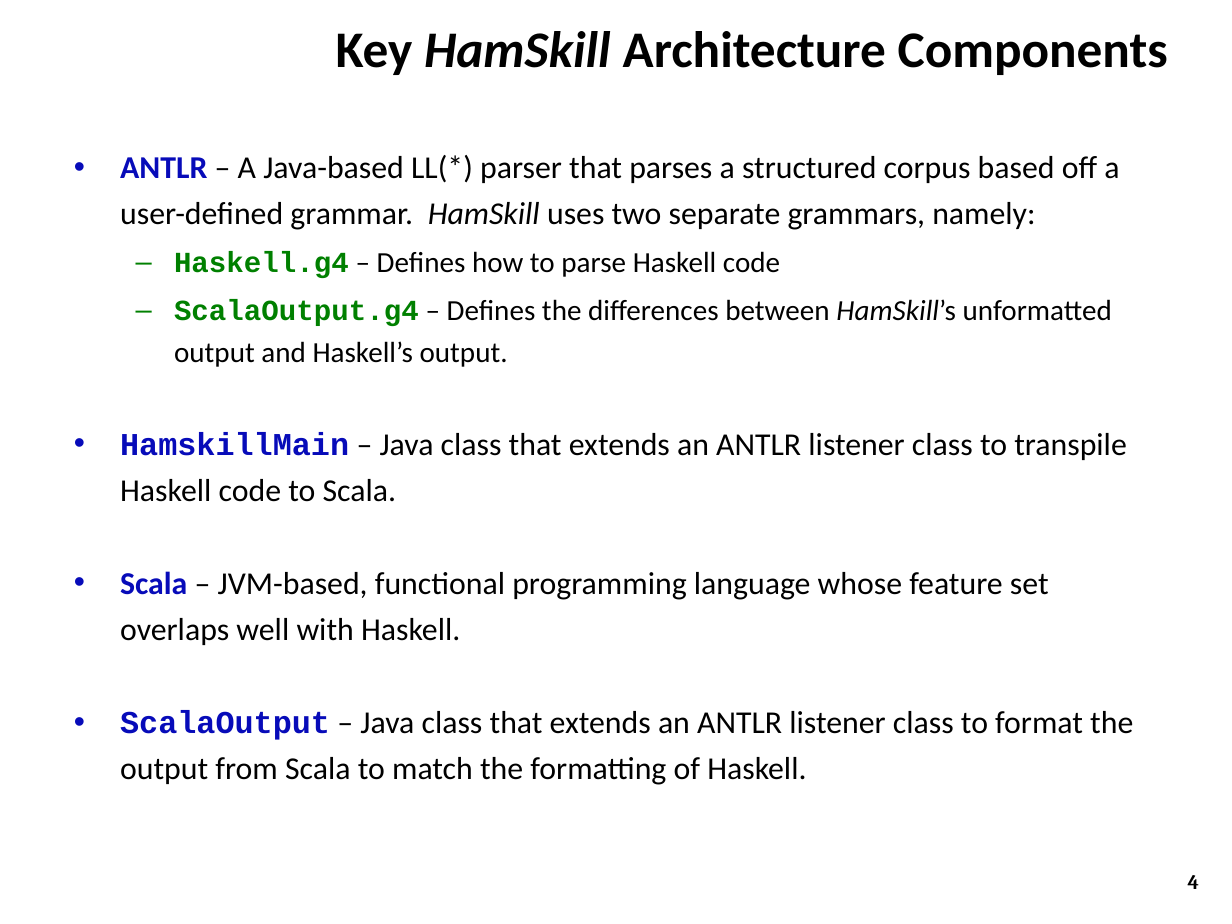
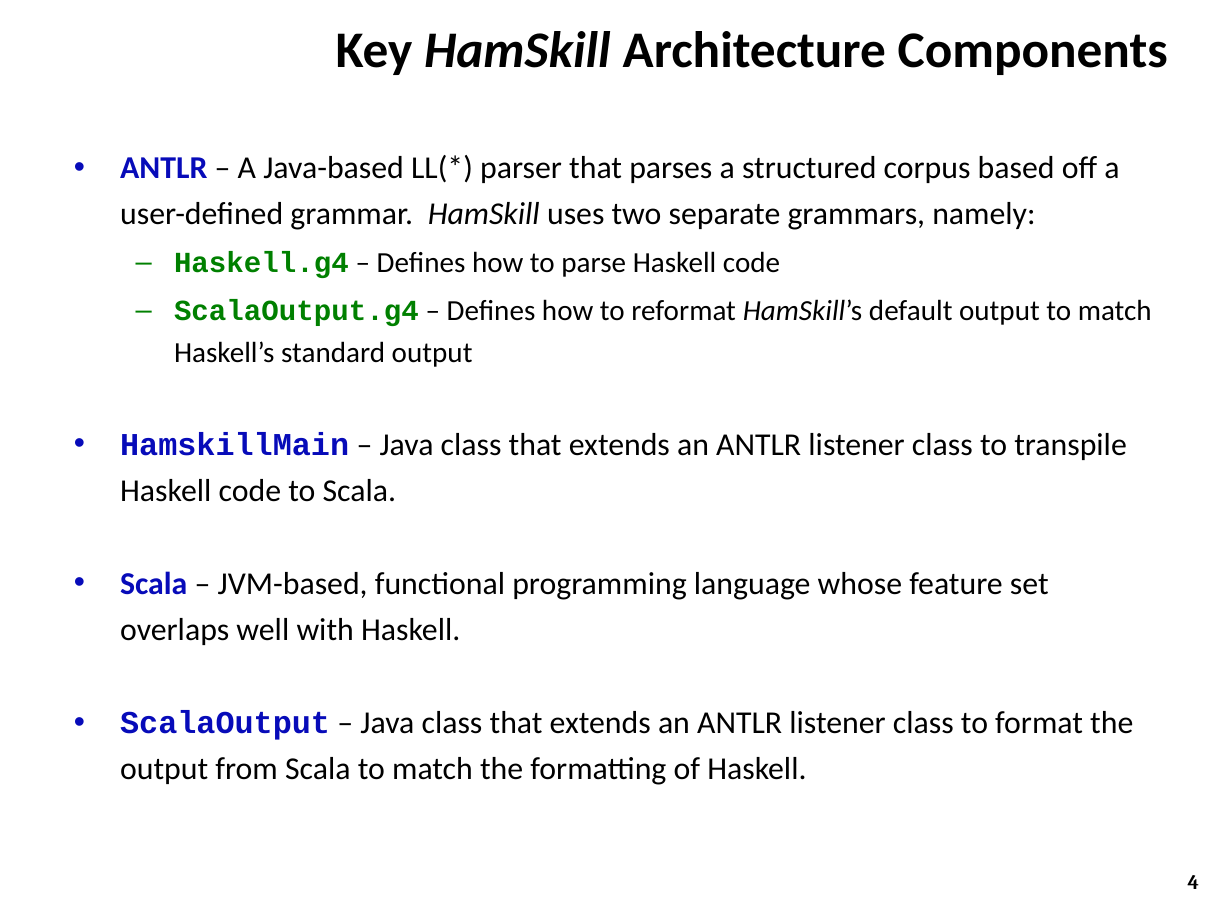
Before and after one commit to ZaydH/CS252, a slide deck: slide 4 of Project/Project_Presentation/Zayd_Hammoudeh_-_HamSkill_Run_Haskell_Anywhere.pptx. Drawn at 1232x924 pixels with LibreOffice and Linux fonts; fonts in the diff are those of the drawing; background and template pictures are left out. Boxes give left, top, right and bottom in pixels: in the first picture for what was removed or moved away, otherwise in the second. Text is boxed around its words. In the diff, an @@ line names an element or a change of style, - is before the commit and + after.

```diff
--- a/Project/Project_Presentation/Zayd_Hammoudeh_-_HamSkill_Run_Haskell_Anywhere.pptx
+++ b/Project/Project_Presentation/Zayd_Hammoudeh_-_HamSkill_Run_Haskell_Anywhere.pptx
@@ text at [174,299,1152,367]: text changed @@
-  – ScalaOutput.g4 – Defines the differences between HamSkill’s unformatted output and Haskell’s output.
+  – ScalaOutput.g4 – Defines how to reformat HamSkill’s default output to match Haskell’s standard output
```
Also in this commit, not shown: 5 other slides changed.
